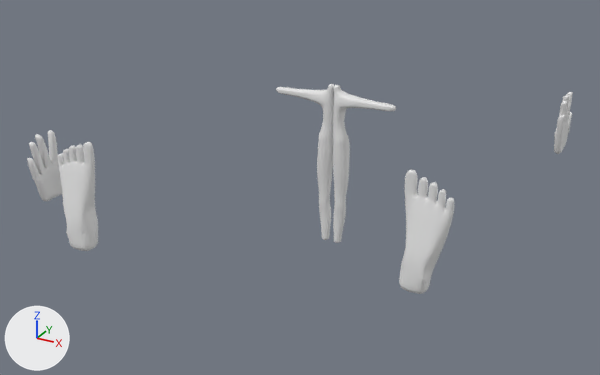
Renders of the Blender file examples/blender/animations/20200301_human/human.blend from each side of a commit.
The view is the same before and after, from a 50 mm camera at (15.5, -31.3, 13.3) aimed at (-0.6, -2.0, -1.3). Every picture has the same lights, and +X, +Y and +Z are marked at lower left.

The first picture shows 'Body', 'Left foot', 'Left hand', 'Right foot', 'Right hand'.
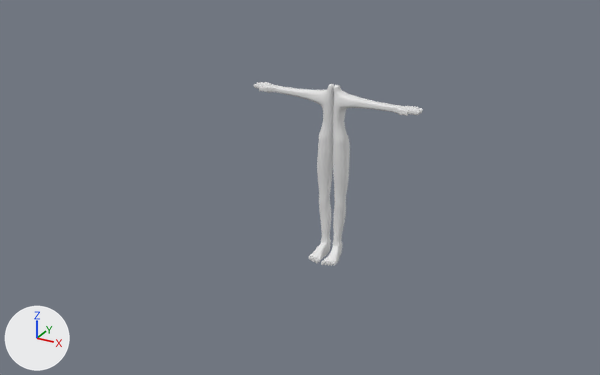
What differs and where, as boxes (x1, y1, x2, y2) in the pictures (600 x 375 px):
'Body', reshaped, turned, rescaled
    before: (276, 84, 396, 243)
    after: (254, 82, 422, 266)
'Right foot', hidden
    before: (399, 170, 455, 294)
'Left foot', deleted
    before: (58, 142, 98, 251)
'Right hand', hidden
    before: (27, 130, 62, 201)
'Left hand', deleted
    before: (554, 92, 573, 154)

Edits to the bpy script that builds the scene:
```text
Change me_cube_005:
    used by ob_body; location = (0.0, 0.0, 0.0)
    remove me_cube_005.from_pydata(...)  # 114 vertices, 112 faces; spans x -0.01..2.93, y -0.39..0.54, z -4.68..2.96
    add me_cube_005.from_pydata(...)  # 473 vertices, 513 faces; spans x -12.09..0.04, y -4.44..8.11, z -1.75..2.87
    me_cube_005 part 1: 114 vertices removed from x -0.01..2.93, y -0.39..0.54, z -4.68..2.96; 473 vertices added at x -12.09..0.04, y -4.44..8.11, z -1.75..2.87
Remove ob_left_hand:
    ob_left_hand = bpy.data.objects.new('Left hand', me_cube_003)
    ob_left_hand.location = (8.79, 6.41, 1.48)
    ob_left_hand.rotation_euler = (0.0, 0.0, 1.571)  # degrees (0, 0, 90)
    _m = ob_left_hand.modifiers.new('Subdivision', 'SUBSURF')
Change ob_right_hand:
    add ob_right_hand.hide_set(True)
Remove ob_left_foot:
    ob_left_foot = bpy.data.objects.new('Left foot', me_left_foot)
    ob_left_foot.location = (-6.49, -9.16, 0.0)
    _m = ob_left_foot.modifiers.new('Subdivision', 'SUBSURF')
Change ob_right_foot:
    add ob_right_foot.hide_set(True)
Change ob_body:
    ob_body.rotation_euler: (0.0, 0.0, 0.0) -> (-1.505, 0.000521, 3.134)  # degrees (0, 0, 0) -> degrees (-86, 0, 180)
    ob_body.scale: (1.0, 1.0, 1.0) -> (0.336, 0.668, 0.315)
```
